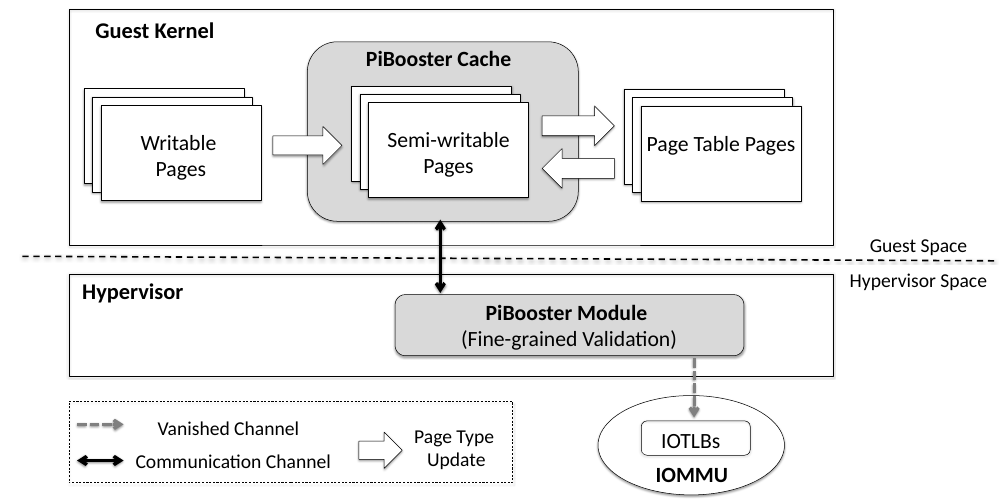
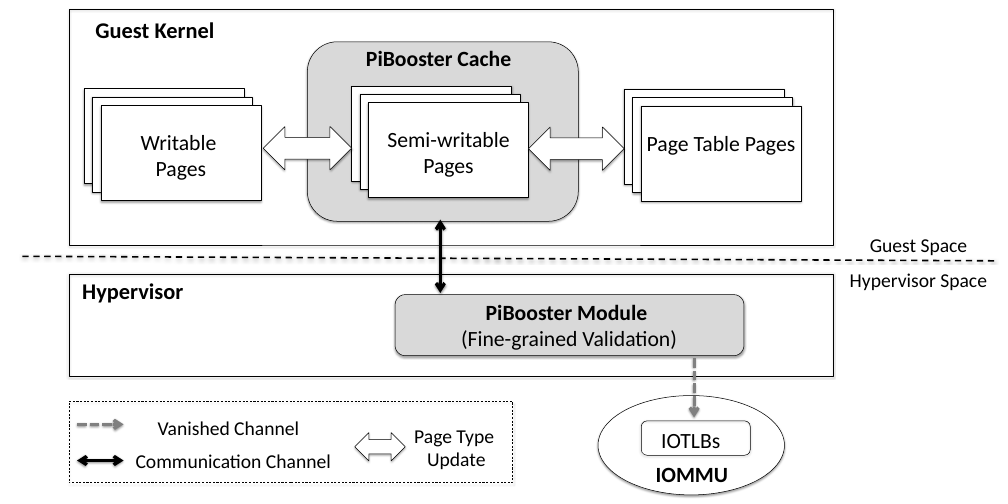
Before and after one commit to strongerwill/FastIO, a slide deck: slide 1 of doc/paper/image/overview/arch.pptx. Drawn at 1008x504 pixels with LibreOffice and Linux fonts; fonts in the diff are those of the drawing. Boxes give left, top, right and bottom in pixels: in the first picture for what was removed or moved away, otherwise in the second. Text is boxed around its words. In the diff, an @@ line names an element or a change of style, - is before the commit and + after.

```diff
--- a/doc/paper/image/overview/arch.pptx
+++ b/doc/paper/image/overview/arch.pptx
@@ right arrow removed at box(542, 106, 614, 146) @@
@@ left right arrow added at box(263, 127, 351, 170), fill #FFFFFF, outline #000000 0.75 pt @@
@@ right arrow removed at box(273, 127, 342, 164) @@
@@ left right arrow added at box(529, 127, 624, 170), fill #FFFFFF, outline #000000 0.75 pt @@
@@ right arrow removed at box(542, 149, 614, 188) @@
@@ left right arrow added at box(355, 432, 405, 461), fill #FFFFFF, outline #000000 0.75 pt @@
@@ right arrow removed at box(359, 432, 402, 469) @@
```
Also in this commit, not shown: 2 other files.
